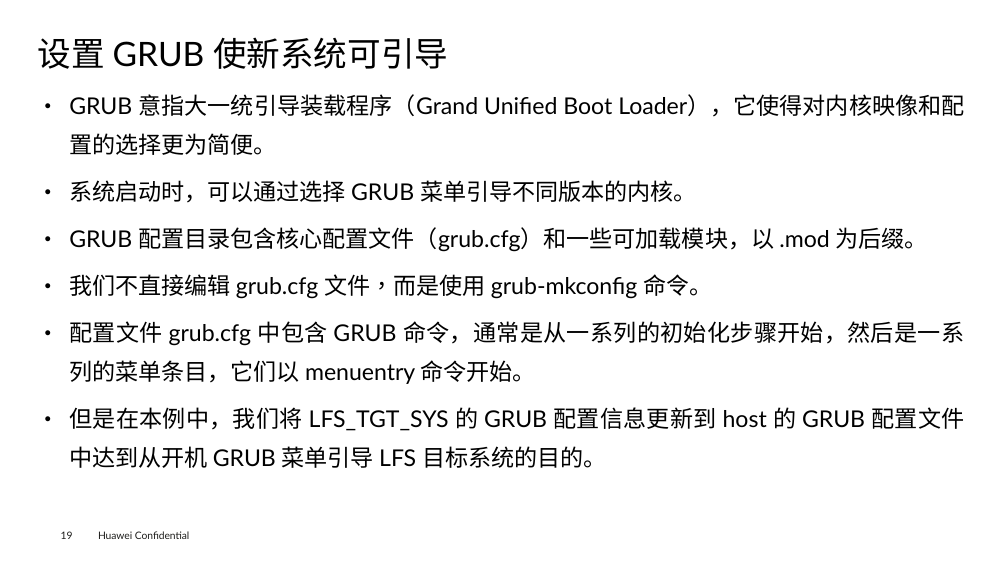
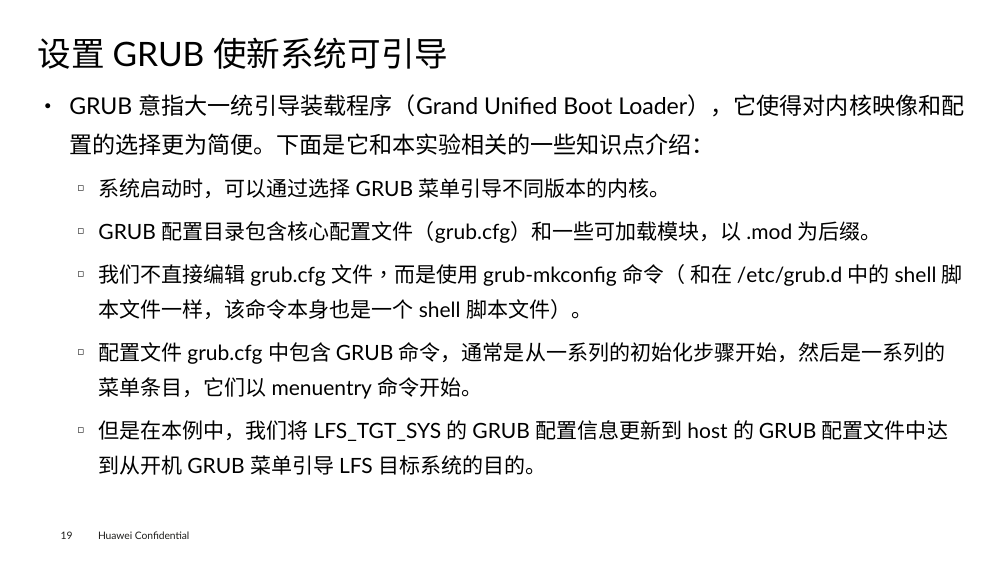
Before and after one commit to openeuler-mirror/lfs-course, a slide deck: slide 20 of lfs-7.7-systemd/documents/LFS-on-opnEuler_v1.3.pptx. Drawn at 1008x567 pixels with LibreOffice and Linux fonts; fonts in the diff are those of the drawing; background and template pictures are left out. Boxes give left, top, right and bottom in pixels: in the first picture for what was removed or moved away, otherwise in the second. Text is boxed around its words. In the diff, an @@ line names an element or a change of style, - is before the commit and + after.

```diff
--- a/lfs-7.7-systemd/documents/LFS-on-opnEuler_v1.3.pptx
+++ b/lfs-7.7-systemd/documents/LFS-on-opnEuler_v1.3.pptx
@@ text at (69,94,964,155): text changed @@
-● GRUB 意指大一统引导装载程序（Grand Unified Boot Loader），它使得对内核映像和配置的选择更为简便。
+● GRUB 意指大一统引导装载程序（Grand Unified Boot Loader），它使得对内核映像和配置的选择更为简便。下面是它和本实验相关的一些知识点介绍：
@@ text at (98,178,948,475): size 22 to 20 pt in "系统启动时，可以通过选择 GRUB 菜单引导不同版本的内核。", "GRUB 配置目录包含核心配置文件（grub.cfg）和一些可加载模块，以 .mod 为后缀。", "配置文件 grub.cfg 中包含 GRUB 命令，通常是从一系列的初始化步骤开始，然后是一系列的菜单条目，它们以 me ...", "但是在本例中，我们将 LFS_TGT_SYS 的 GRUB 配置信息更新到 host 的 ..."; alignment justified to left; bullet ● to ◻; list level 1 to 2 in "系统启动时，可以通过选择 GRUB 菜单引导不同版本的内核。"; list level 1 to 2 in "GRUB 配置目录包含核心配置文件（grub.cfg）和一些可加载模块，以 .mod 为后缀。"; list level 1 to 2 in "配置文件 grub.cfg 中包含 GRUB 命令，通常是从一系列的初始化步骤开始，然后是一系列的菜单条目，它们以 ..."; list level 1 to 2 in "但是在本例中，我们将 LFS_TGT_SYS 的 GRUB 配置信息更新到 ..." @@
@@ text at (98,264,963,319): text changed; size 22 to 20 pt @@
-● 我们不直接编辑 grub.cfg 文件，而是使用 grub-mkconfig 命令。
+  ◻ 我们不直接编辑 grub.cfg 文件，而是使用 grub-mkconfig 命令（ 和在 /etc/grub.d 中的 shell 脚本文件一样，该命令本身也是一个 shell 脚本文件）。
```
Also in this commit, not shown: 9 other slides changed, 1 other file.
